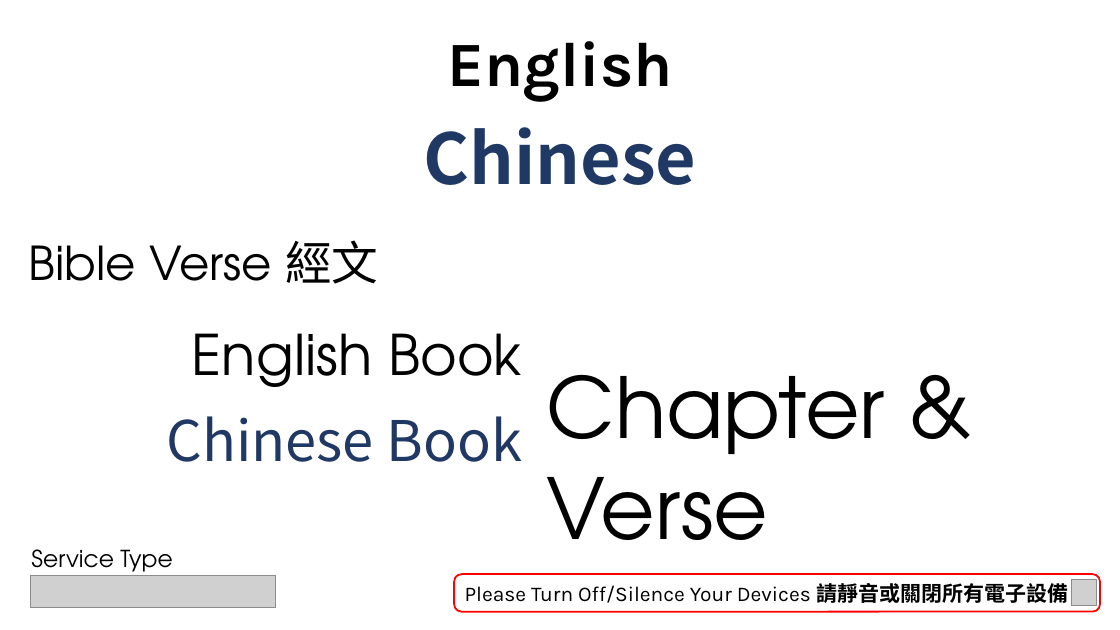
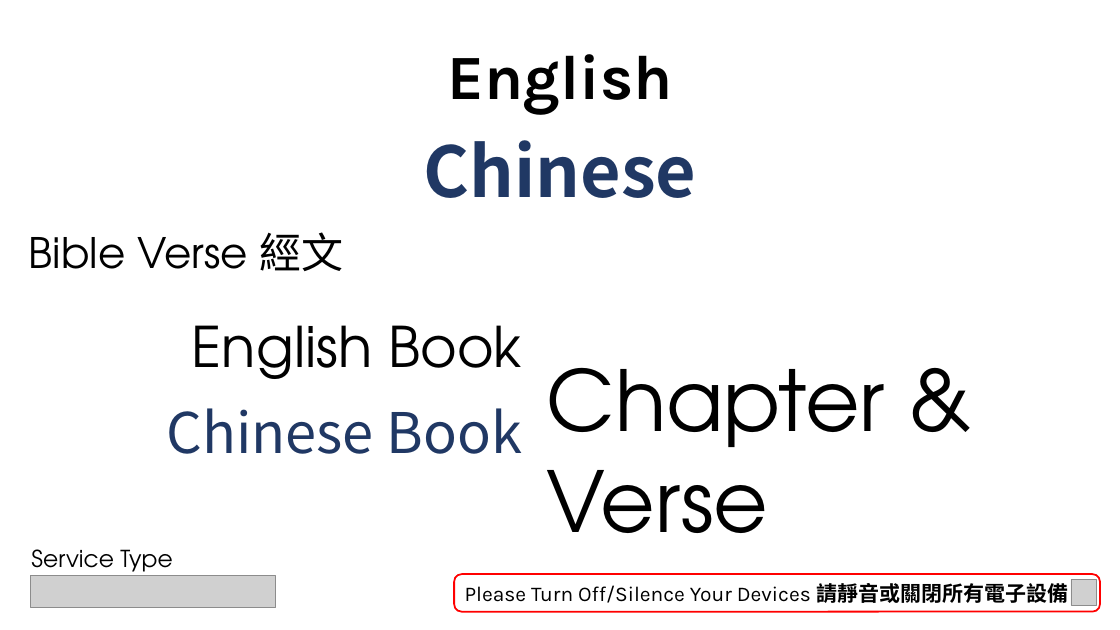
Before and after one commit to calebchanwy/tjc-powerpoint, a slide deck: slide 3 of TJCPowerPoint/Resources/ServiceWidescreen.pptx. Drawn at 1120x630 pixels with LibreOffice and Linux fonts; fonts in the diff are those of the drawing; grey boxes stand for pictures; background and template pictures are left out. Boxes give left, top, right and bottom in pixels: in the first picture for what was removed or moved away, otherwise in the second. Text is boxed around its words. In the diff, an @@ line names an element or a change of style, - is before the commit and + after.

```diff
--- a/TJCPowerPoint/Resources/ServiceWidescreen.pptx
+++ b/TJCPowerPoint/Resources/ServiceWidescreen.pptx
@@ text "English" moved from (x1=447, y1=41, x2=672, y2=101) to (x1=447, y1=54, x2=672, y2=115) @@
@@ text "Chinese" moved from (x1=424, y1=127, x2=697, y2=185) to (x1=424, y1=140, x2=697, y2=198) @@
@@ text "Bible Verse 經文" moved from (x1=29, y1=240, x2=378, y2=284) to (x1=29, y1=232, x2=344, y2=271) @@
@@ text "Bible Verse 經文" at (x1=29, y1=232, x2=344, y2=271): size 40 to 36 pt; less space between paragraphs @@
@@ text "English Book" moved from (x1=192, y1=333, x2=522, y2=387) to (x1=192, y1=325, x2=522, y2=379) @@
@@ text "Chapter & Verse" rewrapped from (x1=547, y1=375, x2=885, y2=575) to (x1=547, y1=368, x2=885, y2=533) @@
@@ text "Chinese Book" moved from (x1=166, y1=416, x2=522, y2=462) to (x1=166, y1=408, x2=522, y2=454) @@
```
Also in this commit, not shown: 1 other slide changed, 17 other files.
